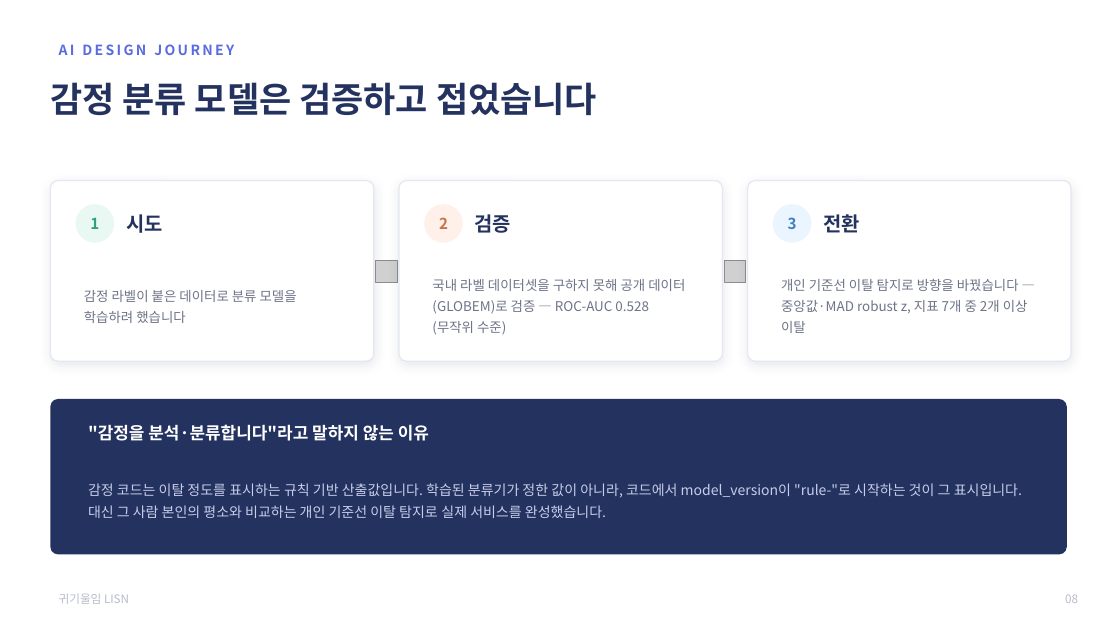
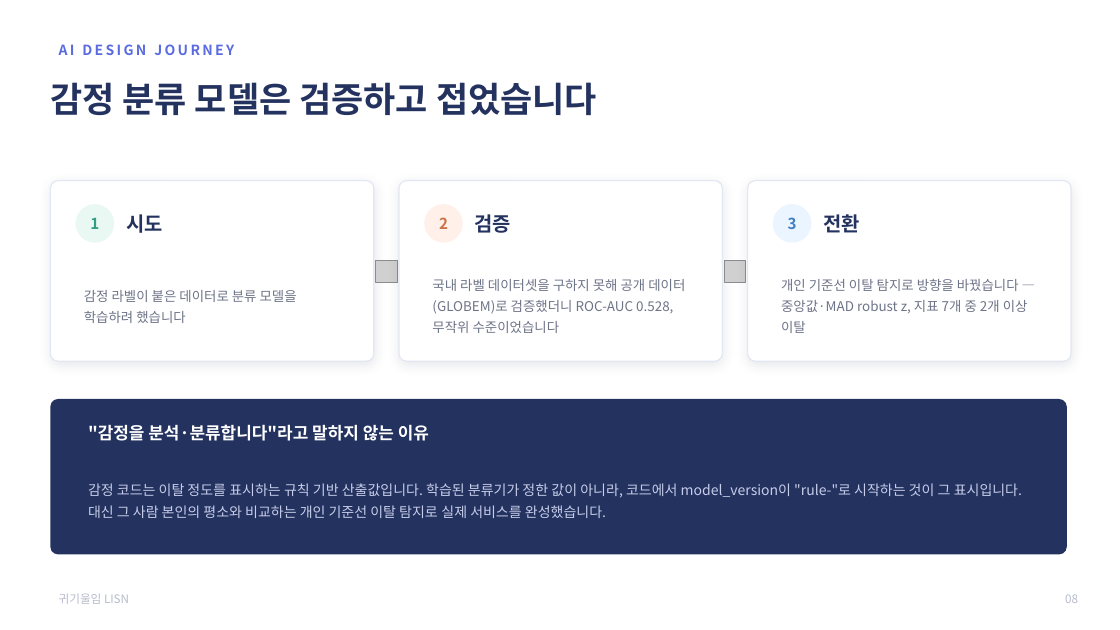
Before and after one commit to 2026-SMHRD-KDT-HealthCare-5/lisn, a slide deck: slide 9 of documents/최종발표자료_귀기울임.pptx. Drawn at 1120x630 pixels with LibreOffice and Linux fonts; fonts in the diff are those of the drawing; grey boxes stand for pictures. Boxes give left, top, right and bottom in pixels: in the first picture for what was removed or moved away, otherwise in the second. Text is boxed around its words. In the diff, an @@ line names an element or a change of style, - is before the commit and + after.

Commit message:
fix(발표·영상): 문구 전면 재작성 — 주어 복원·논리 연결·뜻이 서는 낱말로
지적받은 세 가지를 한꺼번에 고쳤습니다.

1. 주어·목적어가 빠져 있었습니다
   "수면 패턴이 5일째 무너진 것을" → "사용자의 수면 패턴이 …"
   "앱은 열리지 않습니다" → "사용자는 앱을 열지 않습니다"
   설명하는 글인데 누구 얘긴지가 없었습니다.

2. 앞뒤 문장이 논리로 이어지지 않았습니다
   컷1이 "알아챕니다"로 끝나고 다음 줄이 따로 놀았습니다. 이제
   감지 → 선제 접촉 → 첫 마디로 대화 시작 순으로 이어집니다.
   이걸 담으려면 두 줄로는 폭이 모자라, 자막을 3줄 구조로 바꾸고
   폰트를 34→30 으로 줄였습니다(desktop 컷은 1→2줄).

3. 그 낱말만 보고는 뜻이 안 서는 표현들
   "관리자는 전체를 봅니다" → "위험한 사람이 먼저 보입니다"
   "몸의 신호를 정서로"(서술어 없음) → "몸의 신호에서 마음을 읽습니다"
   "두 성격으로 듣습니다"(챗봇은 듣는 게 아니라 답함) → "성격을 골라 대화합니다"
   "개인 기준선 이탈 탐지"(명사 4개) → "평소와 얼마나 다른가"
   "남은 미탐 6건"(업계 용어) → "놓친 6건"

같은 걸 두 이름으로 부르던 것도 정리했습니다 — 헤드라인은 "선제 접촉"
인데 바로 아래 카드가 "선제 케어"였습니다.

문구 검토에 OpenAI(gpt-5.4)를 썼습니다. 다만 글자만 넘기지 않고 각
문구가 어느 화면 위에 뜨는지·앞뒤로 무슨 말이 오는지·길이 제한이
얼마인지를 함께 넘겨 상황에 맞는 문장을 받도록 했습니다. 스크립트는
tools/naturalize_deck.py 에 남겼습니다. 제안 56건 중 실제로 적용한
것은 35건이고, 나머지는 사실관계를 약하게 만들거나(실측으로 "증명"을
"확인"으로) 정본 문서의 과제명을 건드려 뺐습니다.

영문 섹션 라벨(PROBLEM & ANSWER 등)은 한글 제목 위에 얹는 디자인
요소라 그대로 뒀습니다. 바꾸면 한글이 두 줄로 겹칩니다.

자막 길이 초과는 스크립트에서 세도록 기준을 주석에 박아 뒀습니다
(phone/still 34자 · desktop 46자). 영상 재빌드, 발표자료 임베드
영상 갱신, validate.py·check_numbers.py 통과까지 확인했습니다.

```diff
--- a/documents/최종발표자료_귀기울임.pptx
+++ b/documents/최종발표자료_귀기울임.pptx
@@ text at (432,279,685,333): text changed @@
-국내 라벨 데이터셋을 구하지 못해 공개 데이터(GLOBEM)로 검증 — ROC-AUC 0.528 (무작위 수준)
+국내 라벨 데이터셋을 구하지 못해 공개 데이터(GLOBEM)로 검증했더니 ROC-AUC 0.528, 무작위 수준이었습니다
```
Also in this commit, not shown: 7 other slides changed, 3 other files.
